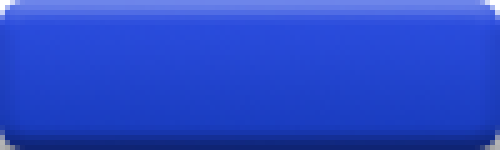
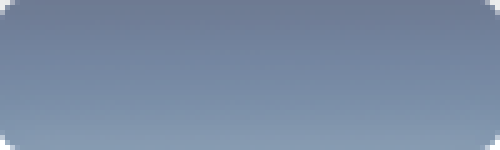
Layered file, before and after one edit (500x150). Changes by layer:
hid group "Normal" (1st of 2) (1 layers) over [0, 0, 500, 150]
painted on "Normal" (2nd of 2, in "Normal") over [0, 0, 500, 150]
showed group "Disabled apretado" (3 layers) over [0, 0, 500, 150]
painted on "Apretado" (3rd of 3, in "Disabled apretado") over [0, 0, 500, 150]
